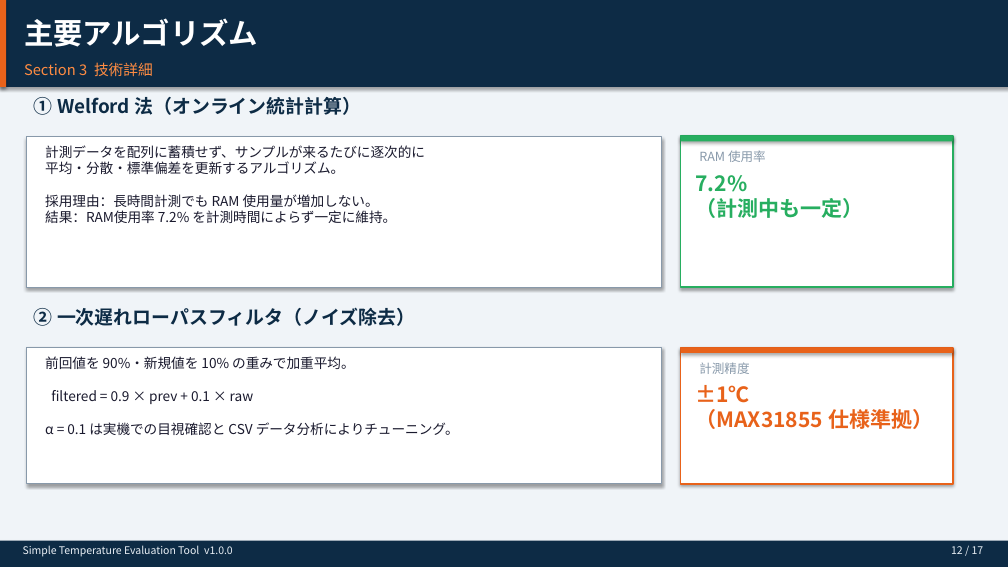
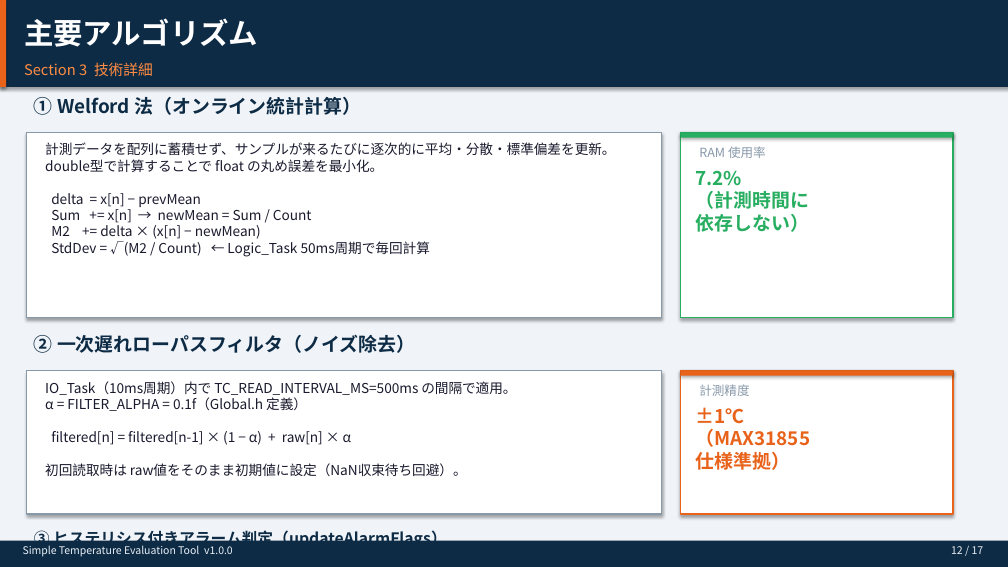
Before and after one commit to ShimanoN/Simple-Temperature-Evaluation-Tool, a slide deck: slide 12 of docs/career/Simple_Temp_Tool_Overview.pptx. Drawn at 1008x567 pixels with LibreOffice and Linux fonts; fonts in the diff are those of the drawing. Boxes give left, top, right and bottom in pixels: in the first picture for what was removed or moved away, otherwise in the second. Text is boxed around its words. In the diff, an @@ line names an element or a change of style, - is before the commit and + after.

Commit message:
fix: PPTXを最新実装に合わせて全面改訂
主な修正点:
- Slide 5: センサ読取周期 10ms500ms に訂正、3ボタン操作として正確に記載
- Slide 6: 起動手順の表記を実コードに合わせて更新（500ms更新SDリトライ等）
- Slide 7: ALARM_SETTING を4番目の状態として追加、BtnA/B/C の完全な操作マトリックスに更新
- Slide 8: 長押し操作（存在しない）を削除し BtnB/C/A の短押し手順に全面変更
           アラーム発報テーブルにスピーカー音(HI:2kHz/LO:1kHz)、ヒステリシス5を追記
           デフォルト値 HI=600C / LO=400C を明記
- Slide 9: CSV列名を実際の10列定義に全面更新
           (ElapsedSec,Temp_C,State,Samples,Average_C,StdDev_C,Max_C,Min_C,HI_ALARM,LO_ALARM)
           ファイル命名を DATA_0000.csv (0始まり) に訂正
- Slide 11: IO_Task説明にTC_READ_INTERVAL=500msヒステリシスSDバッファ詳細を追記
            Logic_Task/UI_Task のボタン処理4状態対応を正確に記載
- Slide 12: LPFの適用タイミング(500ms毎)、FILTER_ALPHA=0.1の定数名、初期化挙動を訂正
            ヒステリシスアラーム判定の説明を追加

```diff
--- a/docs/career/Simple_Temp_Tool_Overview.pptx
+++ b/docs/career/Simple_Temp_Tool_Overview.pptx
@@ rectangle: place and size @@
-rectangle at (26, 136, 662, 287)
+rectangle at (26, 132, 662, 318)
@@ text at (45, 142, 615, 257): text changed @@
-計測データを配列に蓄積せず、サンプルが来るたびに逐次的に
-平均・分散・標準偏差を更新するアルゴリズム。
-採用理由：長時間計測でも RAM 使用量が増加しない。
-結果：RAM使用率 7.2% を計測時間によらず一定に維持。
+計測データを配列に蓄積せず、サンプルが来るたびに逐次的に平均・分散・標準偏差を更新。
+double型で計算することで float の丸め誤差を最小化。
+delta = x[n] − prevMean
+Sum += x[n] → newMean = Sum / Count
+M2 += delta × (x[n] − newMean)
+StdDev = √(M2 / Count) ← Logic_Task 50ms周期で毎回計算
@@ rectangle: place and size @@
-rectangle at (681, 136, 953, 141)
+rectangle at (681, 132, 953, 138)
@@ rectangle: place and size @@
-rectangle at (681, 136, 953, 287)
+rectangle at (681, 132, 953, 318)
@@ text "RAM 使用率": place and size @@
-text "RAM 使用率" at (699, 150, 766, 162)
+text "RAM 使用率" at (699, 146, 766, 158)
@@ text at (696, 170, 809, 232): text changed; size 20 to 18 pt @@
-7.2%
-（計測中も一定）
+7.2%
+（計測時間に
+依存しない）
@@ text "② 一次遅れローパスフィルタ（ノイズ除去）": place and size @@
-text "② 一次遅れローパスフィルタ（ノイズ除去）" at (34, 307, 415, 326)
+text "② 一次遅れローパスフィルタ（ノイズ除去）" at (34, 334, 415, 353)
@@ rectangle: place and size @@
-rectangle at (26, 348, 662, 484)
+rectangle at (26, 371, 662, 514)
@@ text at (45, 381, 516, 476): text changed @@
-前回値を 90%・新規値を 10% の重みで加重平均。
-filtered = 0.9 × prev + 0.1 × raw
-α = 0.1 は実機での目視確認と CSV データ分析によりチューニング。
+IO_Task（10ms周期）内で TC_READ_INTERVAL_MS=500ms の間隔で適用。
+α = FILTER_ALPHA = 0.1f（Global.h 定義）
+filtered[n] = filtered[n-1] × (1 − α) + raw[n] × α
+初回読取時は raw値をそのまま初期値に設定（NaN収束待ち回避）。
@@ rectangle: place and size @@
-rectangle at (681, 348, 953, 353)
+rectangle at (681, 371, 953, 376)
@@ rectangle: place and size @@
-rectangle at (681, 348, 953, 484)
+rectangle at (681, 371, 953, 514)
@@ text "計測精度": place and size @@
-text "計測精度" at (699, 362, 749, 374)
+text "計測精度" at (699, 384, 749, 396)
@@ text "±1℃ （MAX31855 仕様準拠）": place and size @@
-text "±1℃ （MAX31855 仕様準拠）" at (696, 385, 933, 429)
+text "±1℃ （MAX31855 仕様準拠）" at (696, 407, 811, 470)
@@ text "±1℃ （MAX31855 仕様準拠）" at (696, 407, 811, 470): size 20 to 18 pt @@
@@ text added at (34, 529, 447, 550), 15 pt, text #0D2B45, bold @@
+③ ヒステリシス付きアラーム判定（updateAlarmFlags）
```
Also in this commit, not shown: 6 other slides changed, 1 other file.
